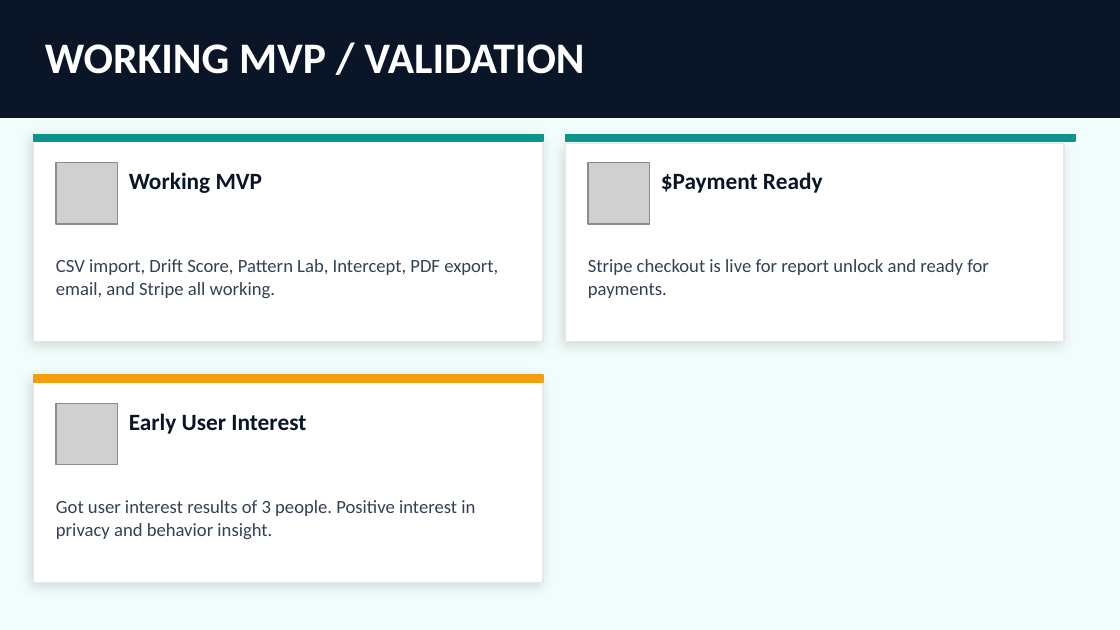
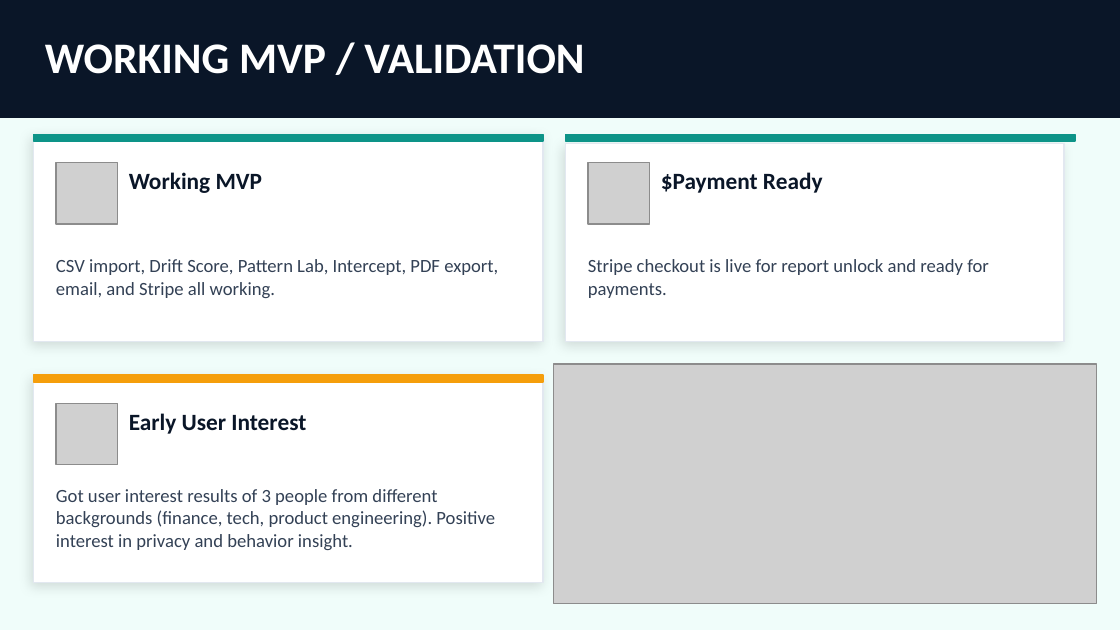
Before and after one commit to chinmayarvind23/drift.ai, a slide deck: slide 7 of drift_ai.pptx. Drawn at 1120x630 pixels with LibreOffice and Linux fonts; fonts in the diff are those of the drawing; grey boxes stand for pictures. Boxes give left, top, right and bottom in pixels: in the first picture for what was removed or moved away, otherwise in the second. Text is boxed around its words. In the diff, an @@ line names an element or a change of style, - is before the commit and + after.

Commit message:
fixing ppt

```diff
--- a/drift_ai.pptx
+++ b/drift_ai.pptx
@@ picture added at (553,364,1096,604) @@
@@ text at (56,489,495,550): text changed @@
-Got user interest results of 3 people. Positive interest in privacy and behavior insight.
+Got user interest results of 3 people from different backgrounds (finance, tech, product engineering). Positive interest in privacy and behavior insight.
```
